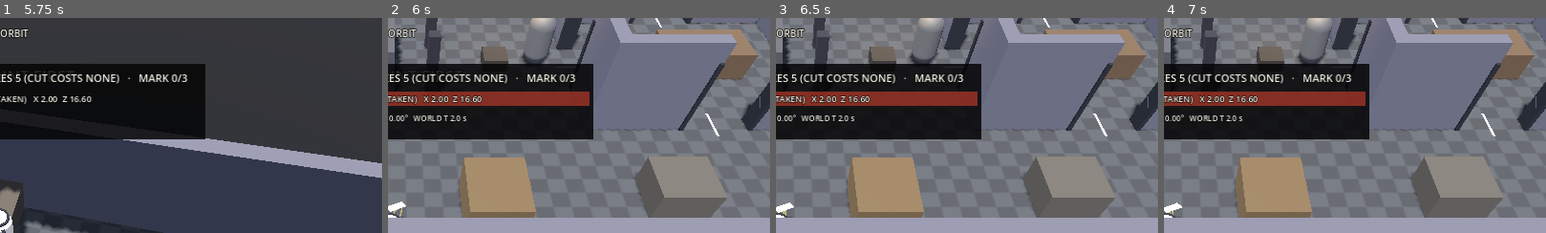
Above: before the commit, frames 1-4 (left to right).
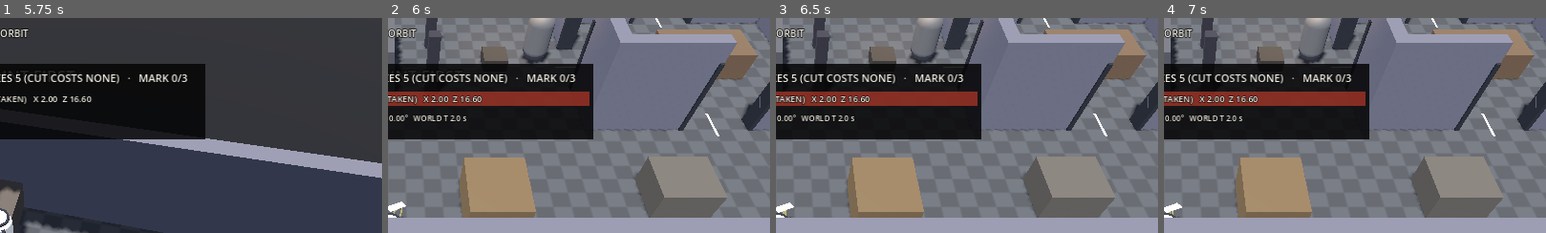
Above: after the commit, the same moments.

Repository: y22t19053/roll-cut-die
Game: Godot game, scene res://scenes/main/main.tscn
The game is run twice, just before and just after one commit, with the same random seed, the same clock (stepped at 60 frames per second) and the same inputs.
Inputs (mouse positions are % of the whole screen's width and height, from its top left):
- Up to frame 1 (5.75 s): tap Enter at 0.5 s; move the mouse to (72, 45) at 0.52 s; hold D (move_right) 0.53-1.28 s; tap C (cut) at 0.6, 1.55, 2.1, 3.05, 4.55 s; click (72, 45) at 0.67 s; tap M (mark) at 0.8, 1.35, 2.3, 3.6, 5.3 s; tap Space (retake) at 1.25, 5.1 s; move the mouse to (30, 55) at 1.27 s; hold S (move_back) 1.28-2.03 s; move the mouse to (60, 28) at 2.02 s; hold D (move_right) 2.03-2.78 s; move the mouse to (45, 70) at 2.77 s; hold W (move_forward) 2.78-3.53 s; tap E (interact) at 2.85 s; click (45, 70) at 2.92 s; move the mouse to (80, 65) at 3.52 s; hold A (move_left) 3.53-5.03 s; move the mouse to (20, 35) at 4.27 s; tap R (report) at 4.35 s; move the mouse to (55, 50) at 5.02 s; hold S (move_back) from 5.03 s (still down); click (55, 50) at 5.17 s
- Up to frame 2 (6 s): move the mouse to (35, 25) at 5.77 s; release S (move_back) at 5.78 s; hold D (move_right) from 5.78 s (still down); tap 1 at 5.85 s
- Up to frame 3 (6.5 s): keep holding D (move_right); tap C (cut) at 6.05 s
- Up to frame 4 (7 s): tap Enter at 6.5 s; move the mouse to (72, 45) at 6.52 s; release D (move_right) at 6.53 s; hold W (move_forward) from 6.53 s (still down); tap 9 at 6.6 s; tap M (mark) at 6.8 s
The pictures show only the part of the screen within x 50-100%, y 0-50%; the shares and areas given below are measured in that part.

Frame 1 is identical in both runs. In frame 2, 0.2% of the frame differs, in the area x 35-44%, y 0-22%; in frame 3, 0.2%; in frame 4, 0.2%.

Commit message:
Show NPCs at their recorded MARK poses without changing live patrols

Diff:
--- a/scripts/main.gd
+++ b/scripts/main.gd
@@ -49,6 +49,7 @@
 var preview_rig: Node3D
 var preview_cam: Camera3D
 var ghost_stills: Array[Node3D] = []
+var npc_stills: Array[Node3D] = []
 
 ## Personal anchors and the system checkpoint of the current timeline.
 var marks = MarkLedger.new()
@@ -397,7 +398,11 @@
 	var frames := {}
 	for actor in ghost_nodes:
 		frames[actor.take_id] = actor.still_frame()
+	var npc_frames := {}
+	for actor in npcs:
+		npc_frames[actor.npc_id] = actor.still_frame()
 	return {
+		"npc_frames": npc_frames,
 		"ghost_frames": frames,
 		"kind": "checkpoint",
 		"no": 0,
@@ -485,14 +490,15 @@
 
 ## Real preview: the camera goes where the point's camera was. Player, world
 ## and case state are not touched.
-func _clear_ghost_stills() -> void:
-	for still in ghost_stills:
+func _clear_preview_stills() -> void:
+	for still in ghost_stills + npc_stills:
 		still.hide()
 		still.queue_free()
 	ghost_stills.clear()
+	npc_stills.clear()
 
 func _select_point(i: int) -> void:
-	_clear_ghost_stills()
+	_clear_preview_stills()
 	var pts: Array = marks.points()
 	cut_cursor = i if i >= 0 and i < pts.size() else -1
 	cut_panel.set_selected(cut_cursor)
@@ -501,6 +507,14 @@
 		rig.camera.current = true
 		return
 	var p: Dictionary = pts[cut_cursor]
+	var npc_frames: Dictionary = p.get("npc_frames", {})
+	for actor in npcs:
+		if npc_frames.has(actor.npc_id):
+			var frame: Dictionary = npc_frames[actor.npc_id]
+			var still: Node3D = actor.make_still(frame)
+			add_child(still)
+			still.global_transform = frame.pose
+			npc_stills.append(still)
 	var frames: Dictionary = p.get("ghost_frames", {})
 	for actor in ghost_nodes:
 		if frames.has(actor.take_id):
@@ -525,7 +539,7 @@
 	var idx: int = t.resume_after_cut(MarkLedger.label(point), float(point["time"]))
 	if idx < 0:
 		return
-	_clear_ghost_stills()
+	_clear_preview_stills()
 	cut_panel.close()
 	cut_cursor = -1
 	rig.camera.current = true
--- a/scripts/npc/npc_patrol.gd
+++ b/scripts/npc/npc_patrol.gd
@@ -106,6 +106,9 @@
 	tag.position = Vector3(0.0, BODY_HEIGHT + 0.32, 0.0)
 	add_child(tag)
 
+	# Layer 20 holds live actors; the historical camera renders stills instead.
+	for part in [mesh, head, tag]:
+		part.layers = 1 << 19
 	_danger = Area3D.new()
 	_danger.name = "Danger"
 	_danger.collision_layer = 4
@@ -122,6 +125,22 @@
 	add_child(_danger)
 	_danger.body_entered.connect(_on_body_entered)
 
+
+func still_frame() -> Dictionary:
+	return {"pose": global_transform, "visual_pose": _visual.transform, "name": display_name}
+
+func make_still(frame: Dictionary) -> Node3D:
+	var still := Node3D.new()
+	var visual := _visual.duplicate(0) as Node3D
+	visual.transform = frame.visual_pose
+	for mesh in visual.find_children("*", "MeshInstance3D", true, false):
+		mesh.layers = 1
+	still.add_child(visual)
+	var tag := get_node("Tag").duplicate(0) as Label3D
+	tag.layers = 1
+	tag.text = frame.name
+	still.add_child(tag)
+	return still
 
 func _tint() -> Color:
 	match npc_id:
--- a/tests/probe_junction_retry.gd
+++ b/tests/probe_junction_retry.gd
@@ -106,6 +106,7 @@
 		if lab.cut_panel.is_open(): break
 		await physics_frame
 	if not check(lab.cut_panel.is_open(),"manual CUT opened the timeline"): return
+	var npc_at_cut: Vector3 = lab.npcs[0].global_position
 	var ghost_at_cut: Vector3 = lab.ghost_nodes[0].global_position
 	await tap(KEY_2) # checkpoint is row 1, personal MARK is row 2.
 	var ghost_in_preview: Vector3 = lab.ghost_nodes[0].global_position
@@ -114,7 +115,11 @@
 	var still: Node3D = lab.ghost_stills[0]
 	if not check(still.global_position.distance_to(ghost_near_mark) < 0.25 and still.global_position.distance_to(ghost_at_cut) > 1.0 and still.find_children("*", "CollisionObject3D", true, false).is_empty(), "still shows near-MARK pose without a collision object"): return
 	if not check(ghost_in_preview.is_equal_approx(ghost_at_cut) and (lab.preview_cam.cull_mask & lab.ghost_nodes[0].get_node("Visual/Body").layers) == 0, "live body stays at CUT and is excluded from historical camera"): return
+	var npc_pose: Transform3D = mark.npc_frames[lab.npcs[0].npc_id].pose
+	if not check(lab.npc_stills.size() == 1 and lab.npc_stills[0].global_transform.is_equal_approx(npc_pose) and npc_pose.origin.distance_to(npc_at_cut) > 0.3 and lab.npcs[0].global_position.is_equal_approx(npc_at_cut), "preview shows the earlier NPC pose without rewinding patrol"): return
+	if not check(lab.npc_stills[0].find_children("*", "CollisionObject3D", true, false).is_empty(), "NPC preview has no danger area"): return
 	await tap(KEY_ESCAPE)
+	if not check(lab.npc_stills.is_empty(), "ESC clears NPC stills"): return
 	if not check(lab.ghost_stills.is_empty() and lab.rig.camera.current and lab.ghost_nodes[0].global_position.is_equal_approx(ghost_at_cut), "ESC clears still without moving live body"): return
 	await tap(KEY_2)
 	await tap(KEY_SPACE)
